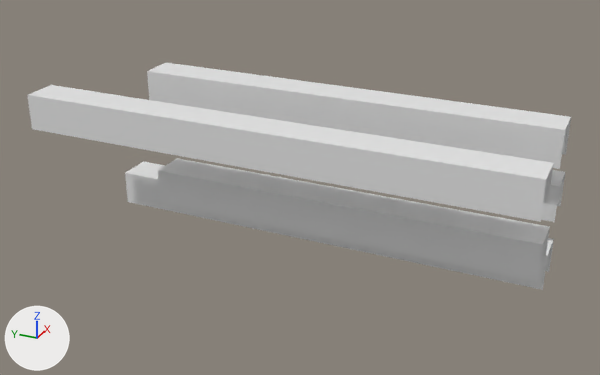
The OBJ model assets/reeds.obj as it was, and as the next commit left it.
One viewpoint serves both versions: a 50 mm camera at (-1.736, -0.167, 0.818) aimed at (-0.041, 0.596, -0.03). Arrows for +X, +Y and +Z are at lower left; the lights stay in place. The older version comes first. Where no turn or scale is listed for an object, it has been applied to the vertices.

The first picture shows 'reeds'.
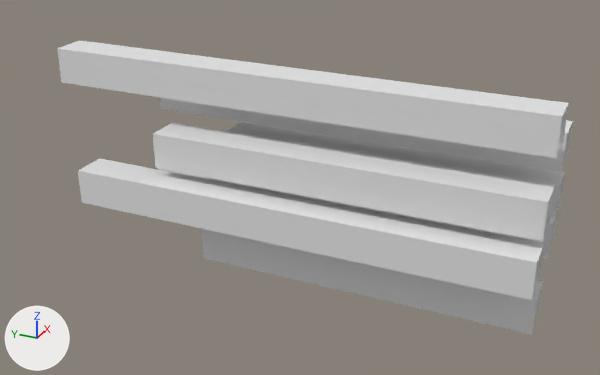
What differs and where, as boxes (x1, y1, x2, y2) in the pictures (600 x 375 px; the box of a moved part takes in the faces that stretch with it):
```json
{"object": "reeds", "change": "reshaped", "before": [27, 63, 571, 290], "after": [57, 40, 573, 335], "on screen": "30% taller"}
{"part": 1, "of": "me_reeds", "change": "moved or reshaped", "before": [147, 63, 571, 169], "after": [160, 98, 573, 172]}
{"part": 2, "of": "me_reeds", "change": "moved or reshaped", "before": [27, 85, 554, 222], "after": [57, 40, 569, 158]}
{"part": 3, "of": "me_reeds", "change": "moved or reshaped", "before": [158, 158, 550, 282], "after": [153, 122, 555, 241]}
{"part": 4, "of": "me_reeds", "change": "moved or reshaped", "before": [125, 161, 554, 290], "after": [78, 158, 544, 300]}
{"part": 5, "of": "me_reeds", "change": "added", "after": [202, 229, 544, 335]}
{"part": 6, "of": "me_reeds", "change": "added", "after": [157, 168, 559, 259]}
```

The change, as JSON lines over the scene's bpy script:
```json
{"block": "me_reeds", "where": "# used by ob_reeds; location = (0.0, 0.0, 0.0)"}
{"op": "remove", "block": "me_reeds", "code": "me_reeds.from_pydata(...)  # 40 vertices, 15 faces; spans x -0.223..0.145, y 0.0..1.25, z -0.197..0.197"}
{"op": "add", "block": "me_reeds", "code": "me_reeds.from_pydata(...)  # 56 vertices, 21 faces; spans x -0.189..0.145, y 0.0..1.25, z -0.259..0.259"}
{"block": "me_reeds", "change": "me_reeds part 1: the loose piece of 8 vertices spanning x 0.004..0.094, y 0.0..1.05, z 0.107..0.197 is moved by (0.05, 0.0, -0.027)"}
{"block": "me_reeds", "change": "me_reeds part 2: the loose piece of 8 vertices spanning x -0.223..-0.133, y 0.0..1.25, z 0.084..0.174 is moved by (0.129, 0.0, 0.085)"}
{"block": "me_reeds", "change": "me_reeds part 3: the loose piece of 8 vertices spanning x -0.126..-0.036, y 0.0..0.95, z -0.104..-0.014 is moved by (-0.009, 0.0, 0.102)"}
{"block": "me_reeds", "change": "me_reeds part 4: the loose piece of 8 vertices spanning x 0.004..0.094, y 0.0..1.15, z -0.197..-0.107 is moved by (-0.194, 0.0, 0.083)"}
{"block": "me_reeds", "change": "me_reeds part 5: the loose piece of 8 vertices spanning x 0.055..0.145, y 0.0..0.85, z -0.045..0.045 is copied, and the copy is moved by (-0.149, 0.0, -0.214); it spans x -0.094..-0.004, y 0.0..0.85, z -0.259..-0.169"}
{"block": "me_reeds", "change": "me_reeds part 6: the loose piece of 8 vertices spanning x 0.004..0.094, y 0.0..1.05, z 0.107..0.197 is copied, and the copy is moved by (0.013, 0.0, -0.23); it spans x 0.017..0.107, y 0.0..1.05, z -0.123..-0.033"}
```
